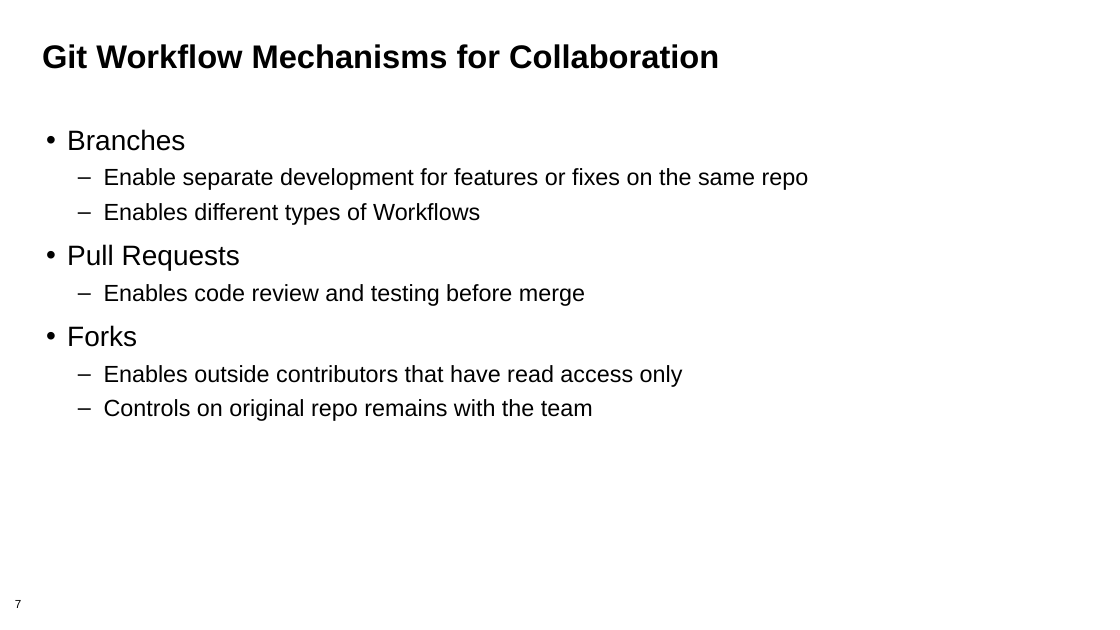
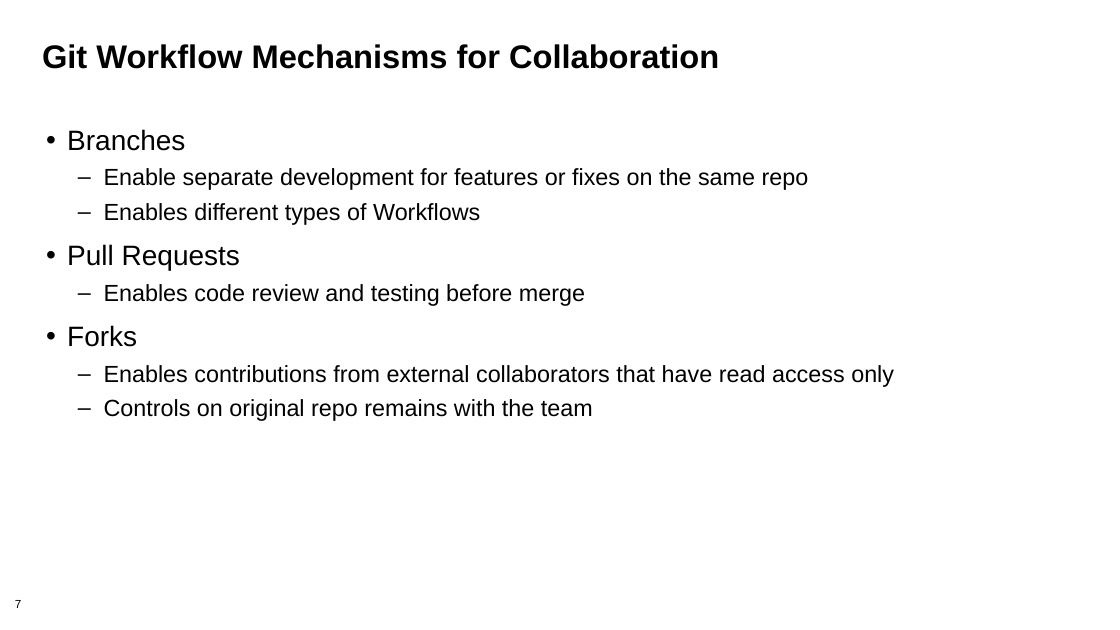
Before and after one commit to bssw-tutorial/presentations, a slide deck: slide 7 of git-workflows.pptx. Drawn at 1120x630 pixels with LibreOffice and Linux fonts; fonts in the diff are those of the drawing; background and template pictures are left out. Boxes give left, top, right and bottom in pixels: in the first picture for what was removed or moved away, otherwise in the second. Text is boxed around its words. In the diff, an @@ line names an element or a change of style, - is before the commit and + after.

```diff
--- a/git-workflows.pptx
+++ b/git-workflows.pptx
@@ text at (104,365,894,387): text changed @@
-  – Enables outside contributors that have read access only
+  – Enables contributions from external collaborators that have read access only
```
Also in this commit, not shown: 6 other slides changed.
